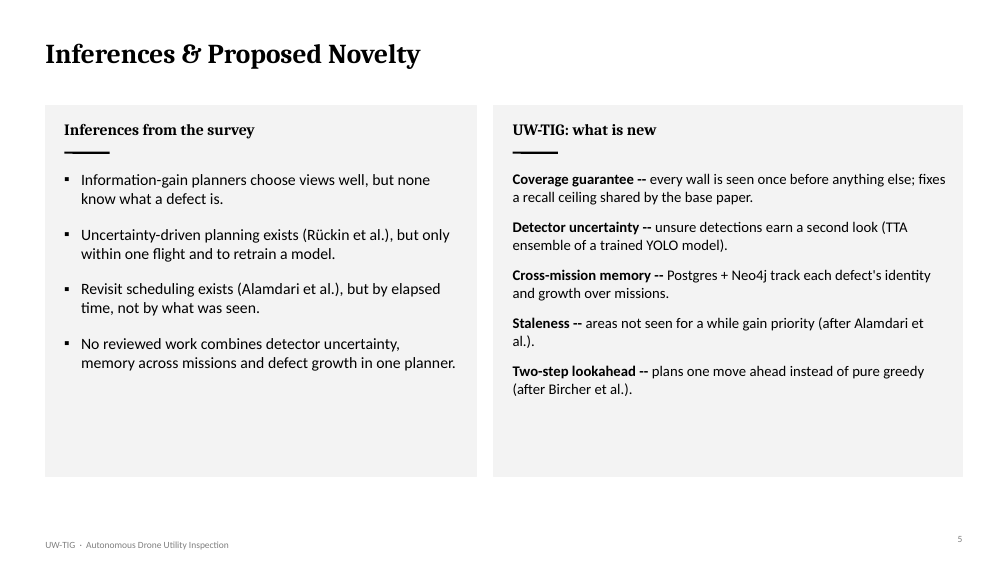
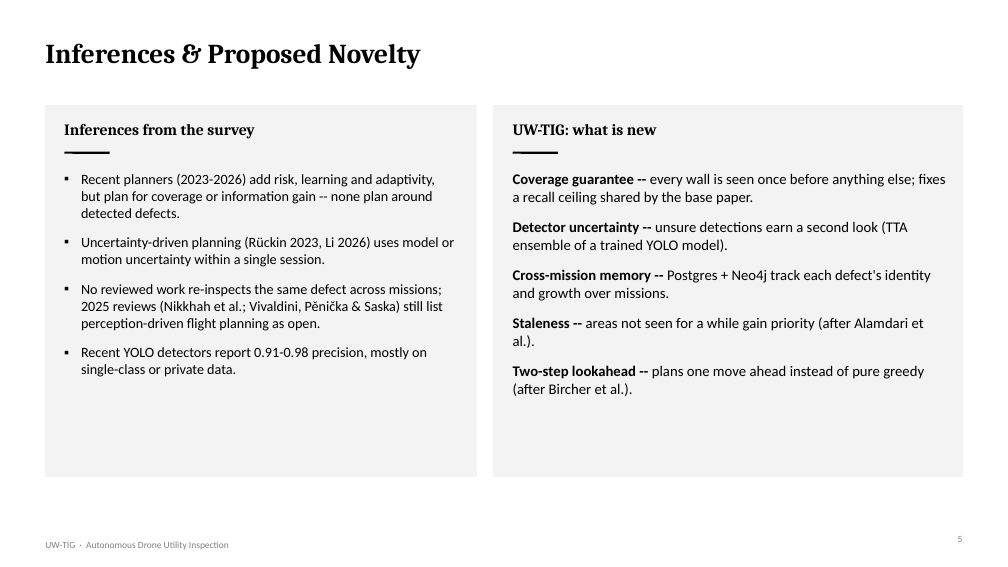
Before and after one commit to DrNeel11/project_work_1, a slide deck: slide 5 of drone-sim-today/Autonomous_Drone_Inspection_Progress.pptx. Drawn at 1008x567 pixels with LibreOffice and Linux fonts; fonts in the diff are those of the drawing. Boxes give left, top, right and bottom in pixels: in the first picture for what was removed or moved away, otherwise in the second. Text is boxed around its words. In the diff, an @@ line names an element or a change of style, - is before the commit and + after.

```diff
--- a/drone-sim-today/Autonomous_Drone_Inspection_Progress.pptx
+++ b/drone-sim-today/Autonomous_Drone_Inspection_Progress.pptx
@@ text at (x1=81, y1=174, x2=454, y2=377): text changed; size 15 to 13.5 pt @@
-▪ Information-gain planners choose views well, but none know what a defect is.
-▪ Uncertainty-driven planning exists (Rückin et al.), but only within one flight and to retrain a model.
-▪ Revisit scheduling exists (Alamdari et al.), but by elapsed time, not by what was seen.
-▪ No reviewed work combines detector uncertainty, memory across missions and defect growth in one planner.
+▪ Recent planners (2023-2026) add risk, learning and adaptivity, but plan for coverage or information gain -- none plan around detected defects.
+▪ Uncertainty-driven planning (Rückin 2023, Li 2026) uses model or motion uncertainty within a single session.
+▪ No reviewed work re-inspects the same defect across missions; 2025 reviews (Nikkhah et al.; Vivaldini, Pěnička & Saska) still list perception-driven flight planning as open.
+▪ Recent YOLO detectors report 0.91-0.98 precision, mostly on single-class or private data.
```
Also in this commit, not shown: 6 other slides changed, 1 slide added, 1 other file.
